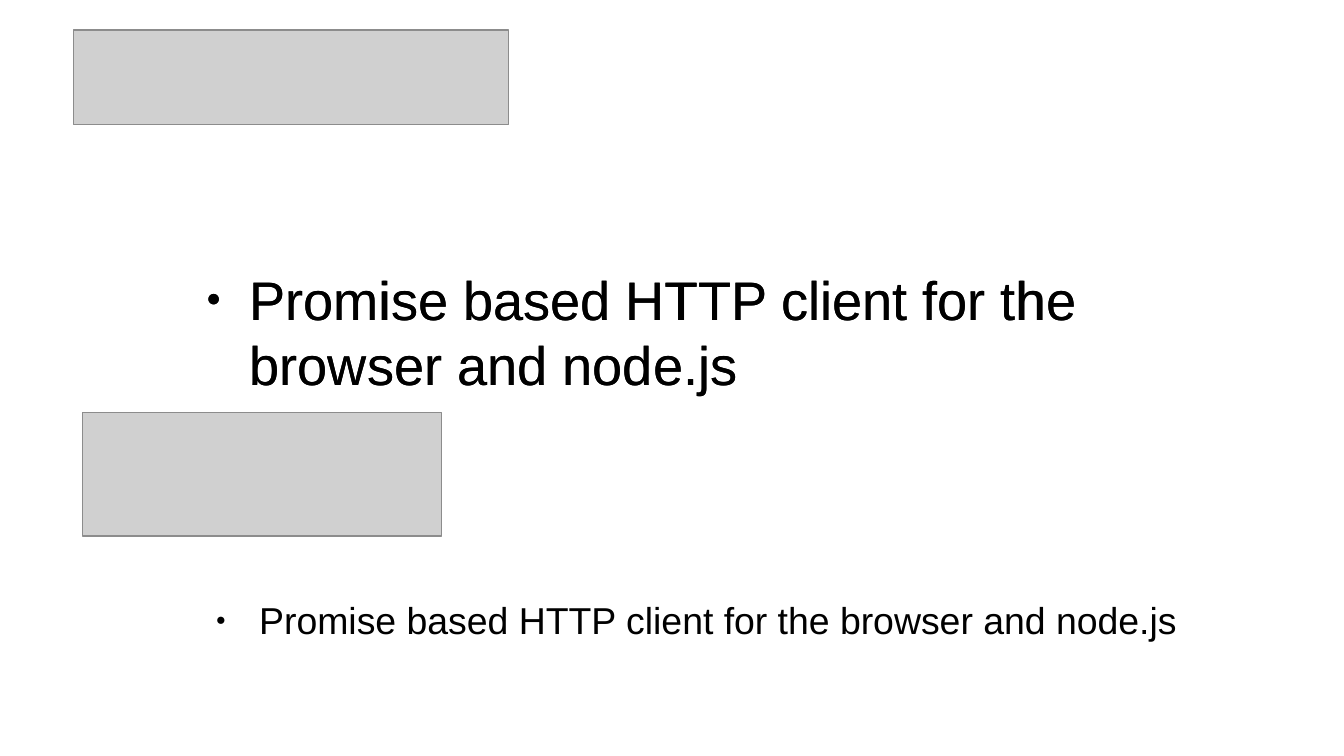
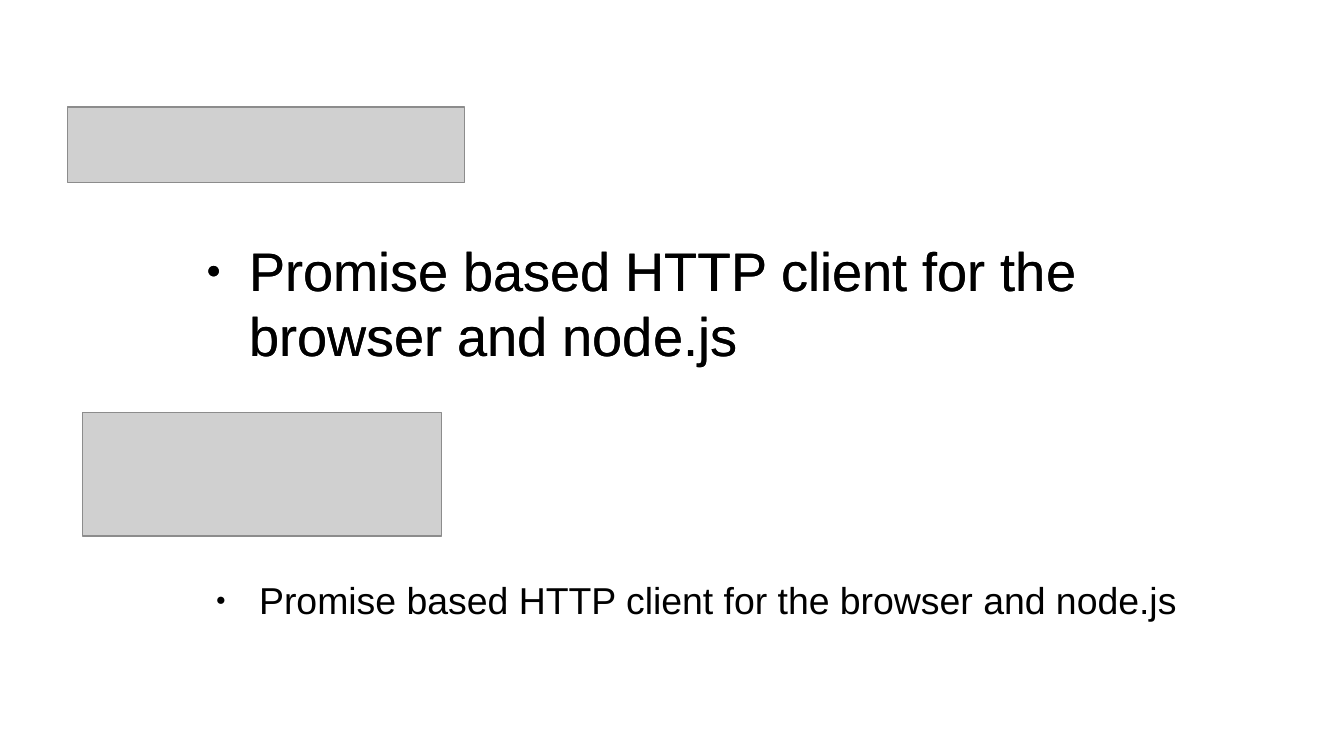
Before and after one commit to jaikarans/my-ppts, a slide deck: slide 13 of ecommerce-site-ppt/monday-ppt.pptx. Drawn at 1344x756 pixels with LibreOffice and Linux fonts; fonts in the diff are those of the drawing; grey boxes stand for pictures. Boxes give left, top, right and bottom in pixels: in the first picture for what was removed or moved away, otherwise in the second. Text is boxed around its words. In the diff, an @@ line names an element or a change of style, - is before the commit and + after.

```diff
--- a/ecommerce-site-ppt/monday-ppt.pptx
+++ b/ecommerce-site-ppt/monday-ppt.pptx
@@ picture: place and size @@
-picture at box(73, 30, 509, 126)
+picture at box(67, 107, 465, 183)
@@ text "Promise based HTTP client for ...": place and size @@
-text "Promise based HTTP client for ..." at box(250, 280, 1076, 394)
+text "Promise based HTTP client for ..." at box(250, 251, 1076, 366)
@@ text "Promise based HTTP client for ...": place and size @@
-text "Promise based HTTP client for ..." at box(259, 607, 1177, 641)
+text "Promise based HTTP client for ..." at box(259, 587, 1177, 622)
```
Also in this commit, not shown: 1 other slide changed, 1 other file.
